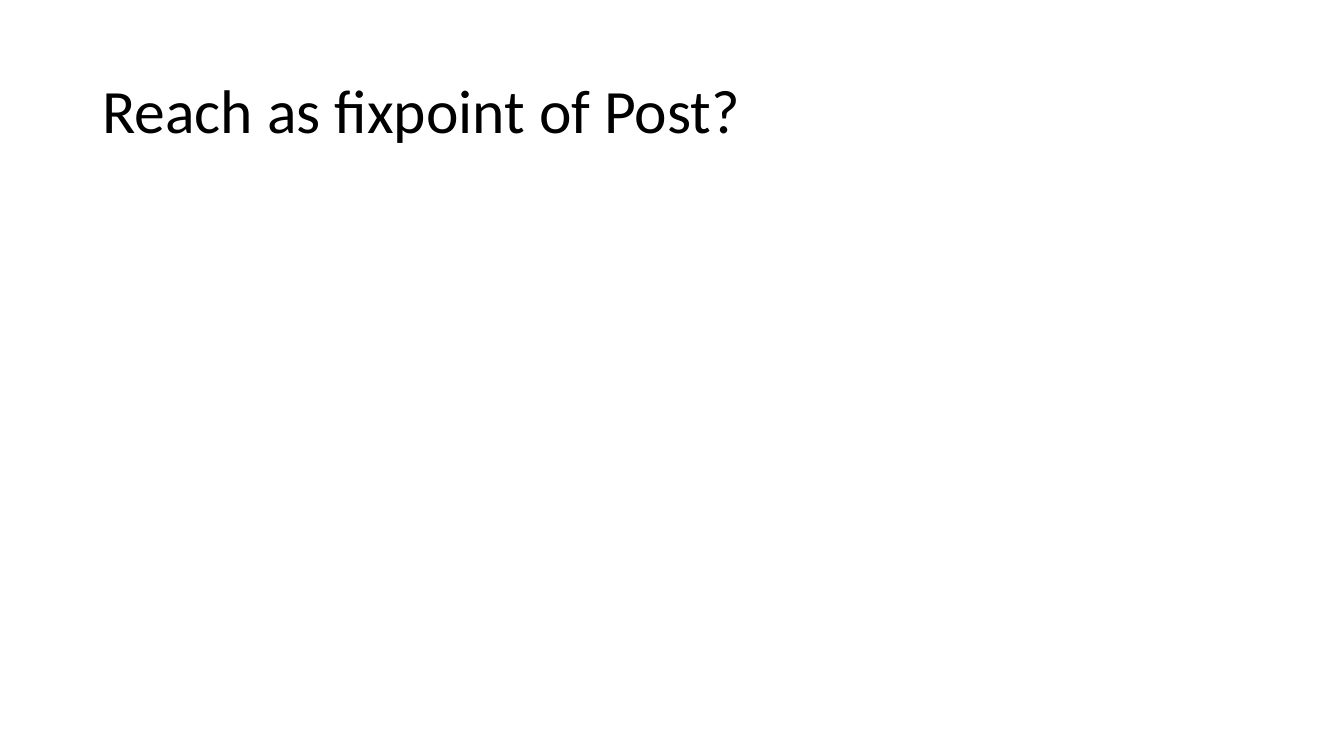
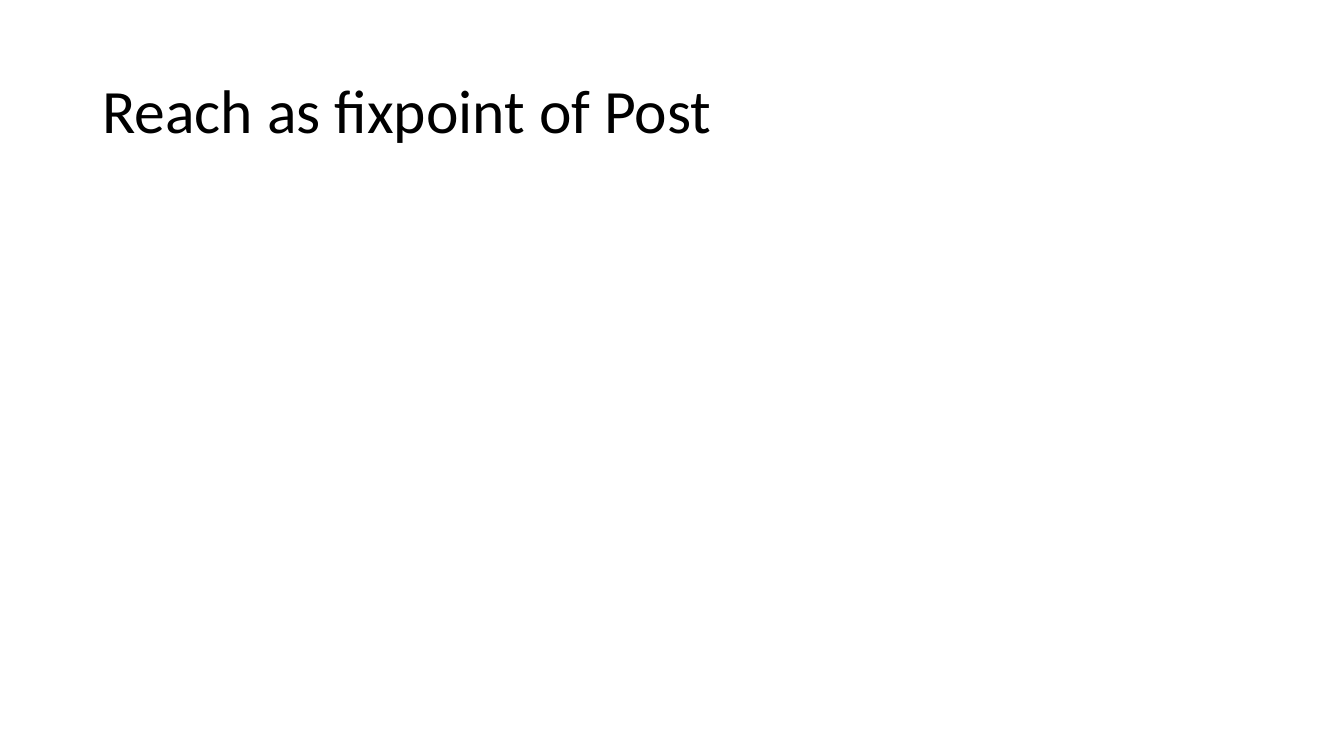
Before and after one commit to sayanmitracode/cpsbooksite, a slide deck: slide 25 of Slides/ModelingComputation.pptx. Drawn at 1344x756 pixels with LibreOffice and Linux fonts; fonts in the diff are those of the drawing. Boxes give left, top, right and bottom in pixels: in the first picture for what was removed or moved away, otherwise in the second. Text is boxed around its words. In the diff, an @@ line names an element or a change of style, - is before the commit and + after.

```diff
--- a/Slides/ModelingComputation.pptx
+++ b/Slides/ModelingComputation.pptx
@@ title at [102,90,711,143]: text changed @@
-Reach as fixpoint of Post?
+Reach as fixpoint of Post
```
Also in this commit, not shown: 2 other slides changed, 4 other files.
